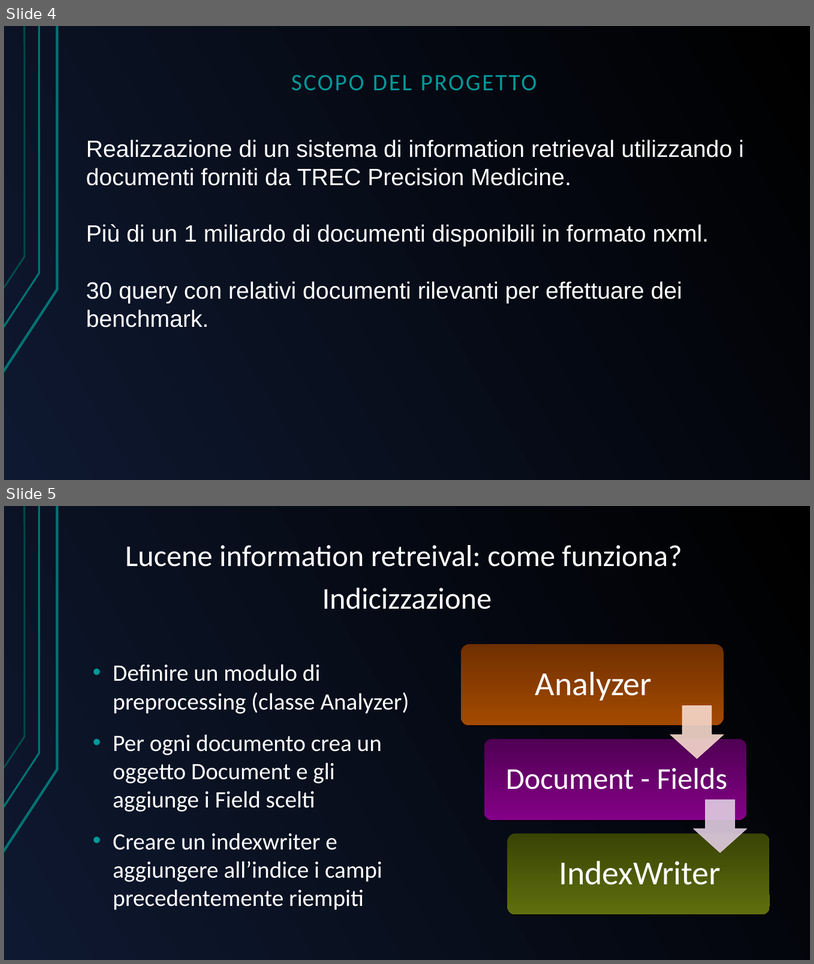
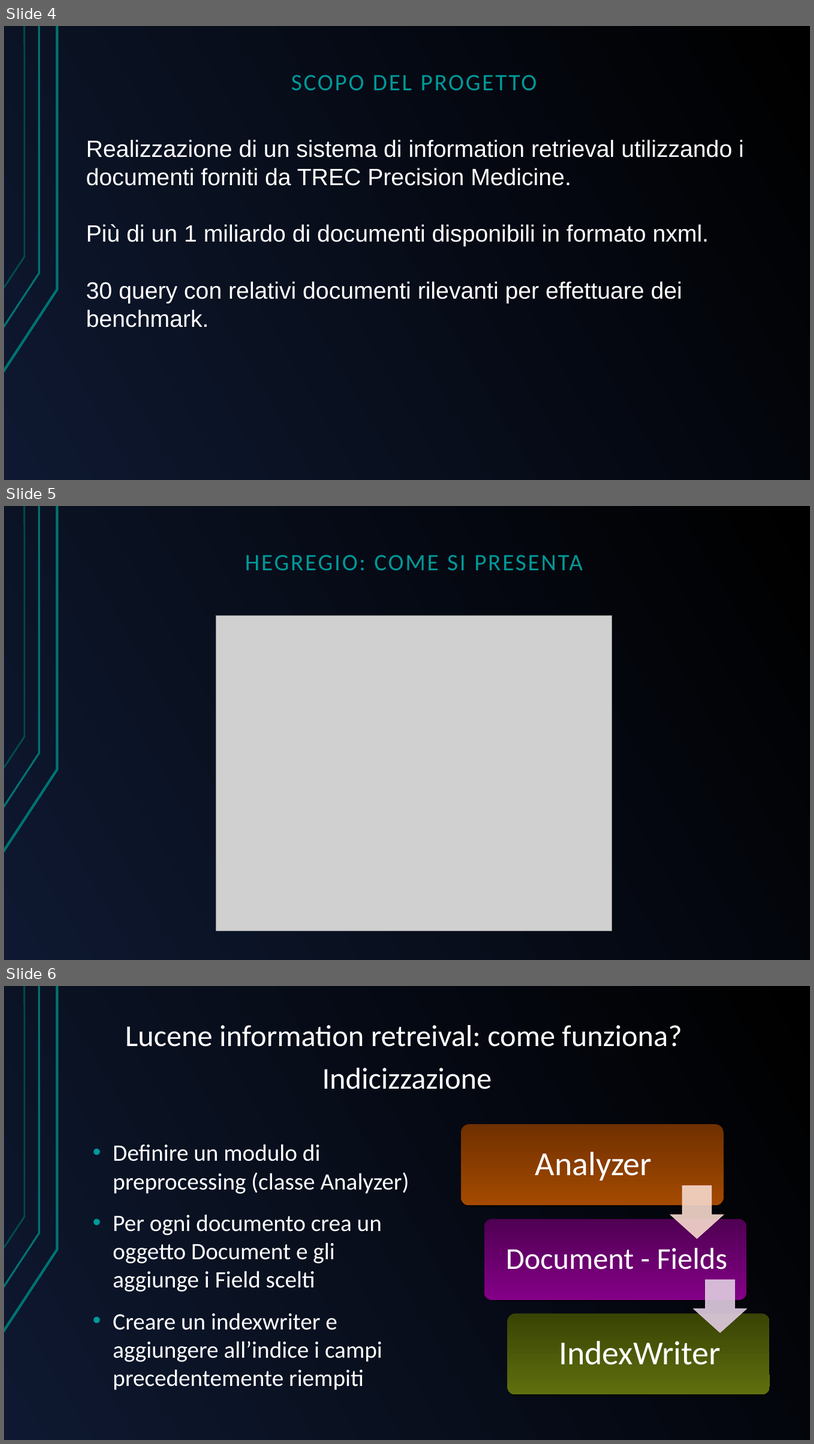
Before and after one commit to GreRagu/ProgettoGavi, a slide deck: Hegregio.odp. Shown one above the other, each under a label of ours: slides 4 and 5 before the commit, slides 4, 5 and 6 after it. The pictures are 814x964 and 814x1444 pixels, drawn with LibreOffice and Linux fonts; fonts in the diff are those of the drawing; grey boxes stand for pictures. Boxes give left, top, right and bottom in pixels: in the first picture for what was removed or moved away, otherwise in the second. Text is boxed around its words. In the diff, an @@ line names an element or a change of style, - is before the commit and + after.

```diff
--- a/Hegregio.odp
+++ b/Hegregio.odp
@@ slide 5 added at [4,506,810,960], background gradient #000000 to #0E1830; not listed: 3 template elements that a slide beside it also shows @@
@@ text added at [245,555,583,570], 28 pt, text #009999 @@
+HEGREGIO: COME SI PRESENTA
@@ picture added at [216,615,612,931] @@
@@ what was slide 5 is now slide 6 @@
```
Also in this commit, not shown: 3 slides changed, 3 other slides added, 3 slides removed.
